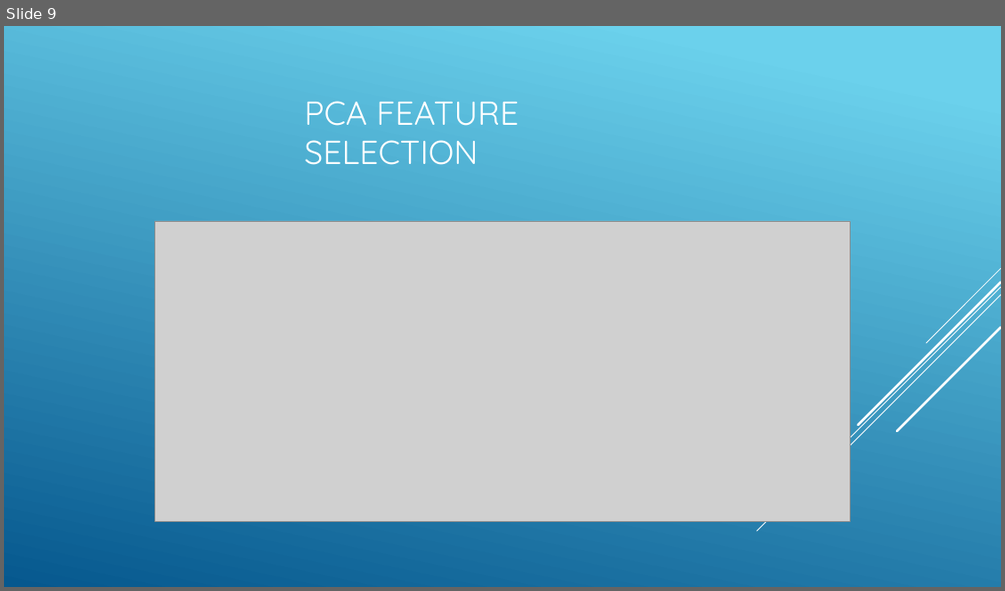
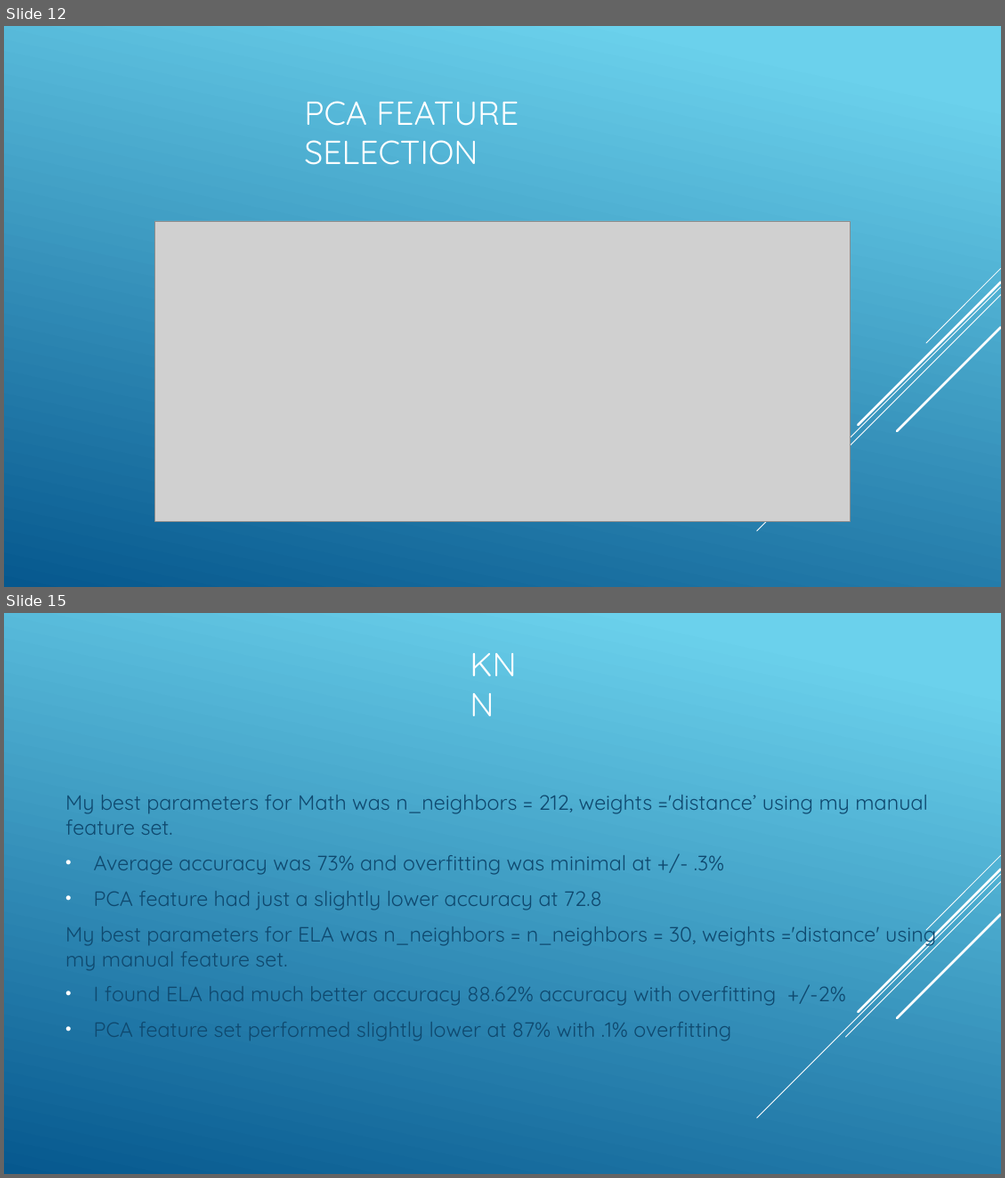
Before and after one commit to efuller11/Thinkful, a slide deck: New York Education System capstone.pptx. Shown one above the other, each under a label of ours: slide 9 before the commit, slides 12 and 15 after it; the slides between them are not shown. The pictures are 1005x591 and 1005x1178 pixels, drawn with LibreOffice and Linux fonts; fonts in the diff are those of the drawing; grey boxes stand for pictures. Boxes give left, top, right and bottom in pixels: in the first picture for what was removed or moved away, otherwise in the second. Text is boxed around its words. In the diff, an @@ line names an element or a change of style, - is before the commit and + after.

```diff
--- a/New York Education System capstone.pptx
+++ b/New York Education System capstone.pptx
@@ slide 15 added at bbox=[4, 613, 1001, 1174], background gradient #6ED2EB to #06588E; not listed: 5 template elements that a slide beside it also shows @@
@@ title added at bbox=[462, 651, 546, 716], 32 pt, text #FFFFFF @@
+KNN
@@ text added at bbox=[65, 795, 936, 1041], 20 pt, text #0F496F @@
+My best parameters for Math was n_neighbors = 212, weights ='distance’ using my manual feature set.
+• Average accuracy was 73% and overfitting was minimal at +/- .3%
+• PCA feature had just a slightly lower accuracy at 72.8
+My best parameters for ELA was n_neighbors = n_neighbors = 30, weights ='distance' using my manual feature set.
+• I found ELA had much better accuracy 88.62% accuracy with overfitting +/-2%
+• PCA feature set performed slightly lower at 87% with .1% overfitting
@@ what was slide 9 is now slide 12 @@
```
Also in this commit, not shown: 7 slides changed, 19 other slides added, 9 slides removed, 1 other file.
